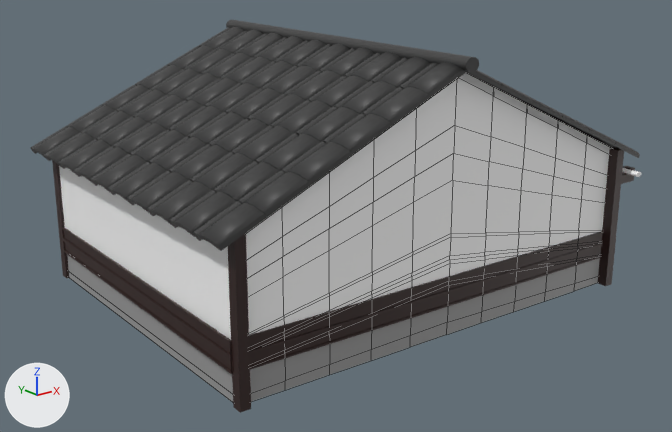
An edit to the Blender file build4.blend, drawn before and after from the same camera.
One viewpoint serves both versions: a 50 mm lens placed at (-1.745, -2.256, 1.204), pointed at (0.015, -0.056, 0.324). Arrows for +X, +Y and +Z are at lower left; the lights stay in place. Mesh edges are drawn as thin lines on the coarser meshes.

Before the edit, the objects in view are built like this:
```python
me_円柱_001 = bpy.data.meshes.new('円柱.001')
me_円柱_001.from_pydata(...)  # 11987 vertices, 7920 faces; spans x -1.52..0.56, y -2.21..2.01, z -0.55..0.45
me_円柱_001.materials.append(mat_マテリアル)  # black #3b3b3b
me_立方体 = bpy.data.meshes.new('立方体')
me_立方体.from_pydata(...)  # 32 vertices, 28 faces; spans x -0.044..0.044, y -0.277..0.277, z -0.014..0.014
me_立方体.materials.append(mat_マテリアル_005)  # brown #301c19
me_立方体_019 = bpy.data.meshes.new('立方体.019')
me_立方体_019.from_pydata(...)  # 853 vertices, 720 faces, 2 loose edges; spans x -0.275..0.28, y -0.159..0.159, z -0.083..0.201
# faces by material slot: [333, 247, 78, 62]
me_立方体_019.materials.append(mat_マテリアル_024)  # white #ffffff
me_立方体_019.materials.append(mat_マテリアル_002)  # brown #4e2e29
me_立方体_019.materials.append(mat_マテリアル_003)  # brown #301c19
me_立方体_019.materials.append(mat_マテリアル_004)  # grey #999999
ob_円柱 = bpy.data.objects.new('円柱', me_円柱_001)
ob_円柱.location = (0.033, 0.011, 0.685)
ob_円柱.rotation_euler = (0.00175, -1.155, -0.0353)  # degrees (0.1, -66, -2)
ob_円柱.scale = (0.302, 0.28, 1.41)
ob_立方体 = bpy.data.objects.new('立方体', me_立方体)
ob_立方体.location = (0.015, -0.563, 0.228)
ob_立方体.rotation_euler = (1.537, -1.571, 0.0)  # degrees (88, -90, 0)
ob_立方体.scale = (1.0, 2.49, 0.245)
ob_立方体_019 = bpy.data.objects.new('立方体.019', me_立方体_019)
ob_立方体_019.location = (0.032, -0.018, 0.316)
ob_立方体_019.rotation_euler = (0.0, 0.0, -0.0333)  # degrees (0, 0, -1.9)
ob_立方体_019.scale = (2.5, 3.41, 2.66)
# also in view: '円柱.001' at (0.034, -0.016, 0.865); '立方体.002' at (0.063, -0.027, 0.319); '立方体.003' at (-0.664, 0.0, 0.228)
```
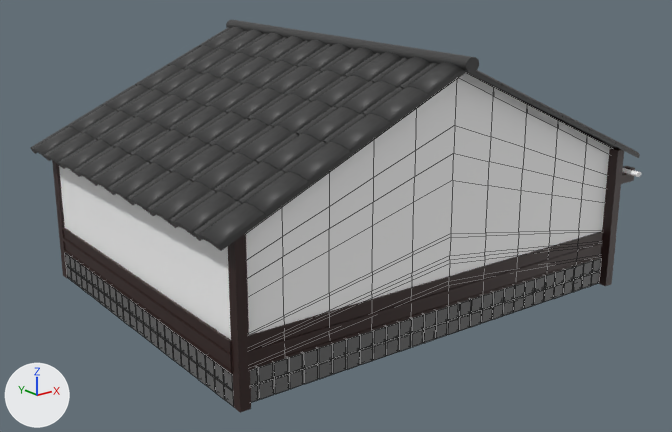
What the commit changed:
Material 'マテリアル.013' (mat_マテリアル_013) is new.
Its base color is (0.132, 0.132, 0.132) (dark grey #666666).
Material 'マテリアル.012' (mat_マテリアル_012) is new.
Its base color is (0.132, 0.132, 0.132) (dark grey #666666).
Mesh me_立方体_008 is new.
It has 960 vertices, 720 faces and spans x -0.072..0.023, y -0.023..1.466, z -0.005..1.212.
It uses material mat_マテリアル_013 (dark grey #666666).
Mesh me_立方体_007 is new.
It has 476 vertices, 350 faces and spans x -0.05..0.05, y -0.59..0.59, z -0.01..1.54.
It uses material mat_マテリアル_012 (dark grey #666666).
Object '立方体.007' (ob_立方体_007) is new; it shows me_立方体_008.
Its location is (-0.639, -0.54, 0.162).
Its rotation in degrees is (-92, -90, 0).
Its scale is (0.901, 0.901, 0.901).
Object '立方体.006' (ob_立方体_006) is new; it shows me_立方体_007.
Its location is (-0.659, -0.001, 0.14).
Its rotation in degrees is (-182, -90, 0).
Its scale is (0.901, 0.901, 0.901).

Where the change shows, as pixel boxes [x1, y1, x2, y2] in the pictures (672 x 432 px):
'立方体.007', added: after [250, 258, 601, 402]
'立方体.006', added: after [65, 253, 234, 407]
